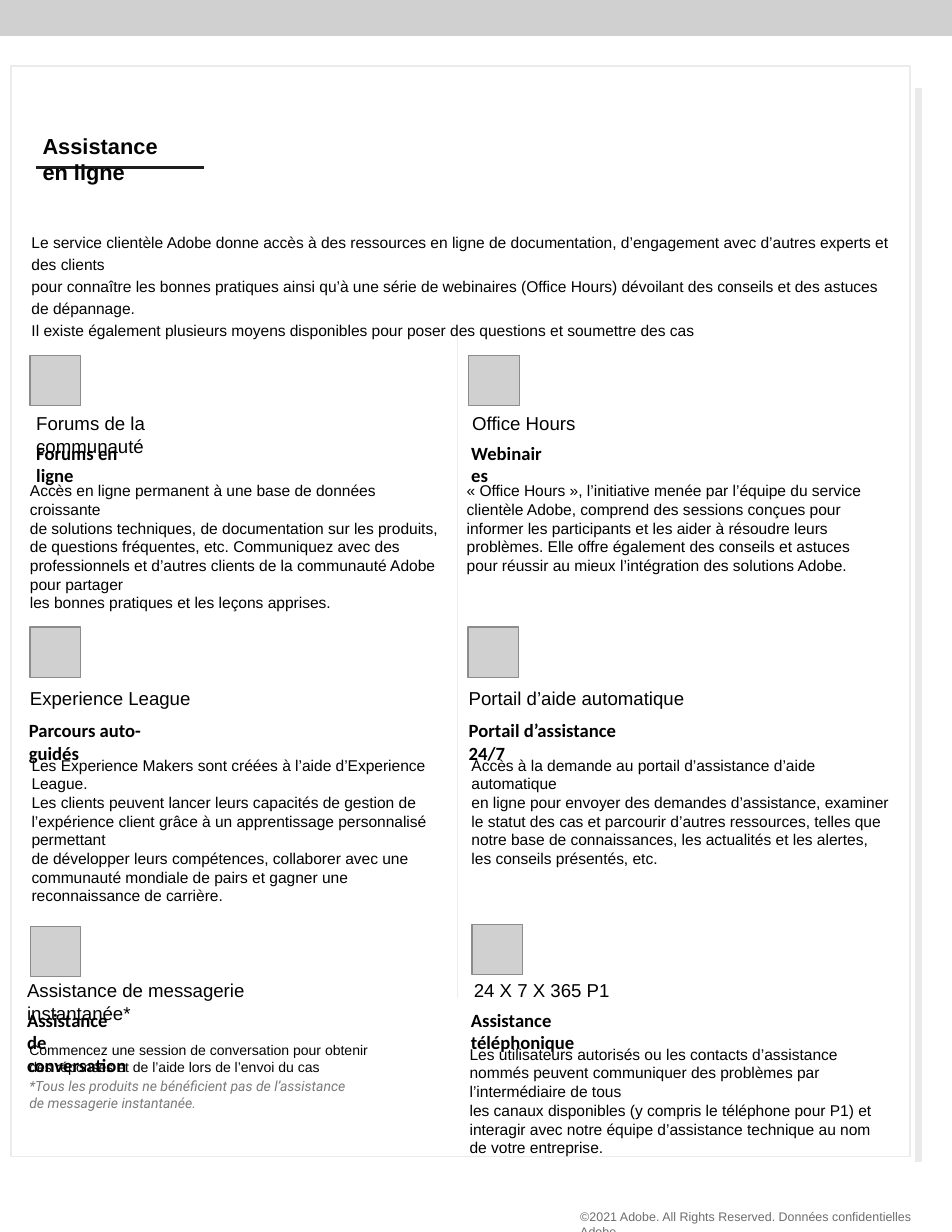
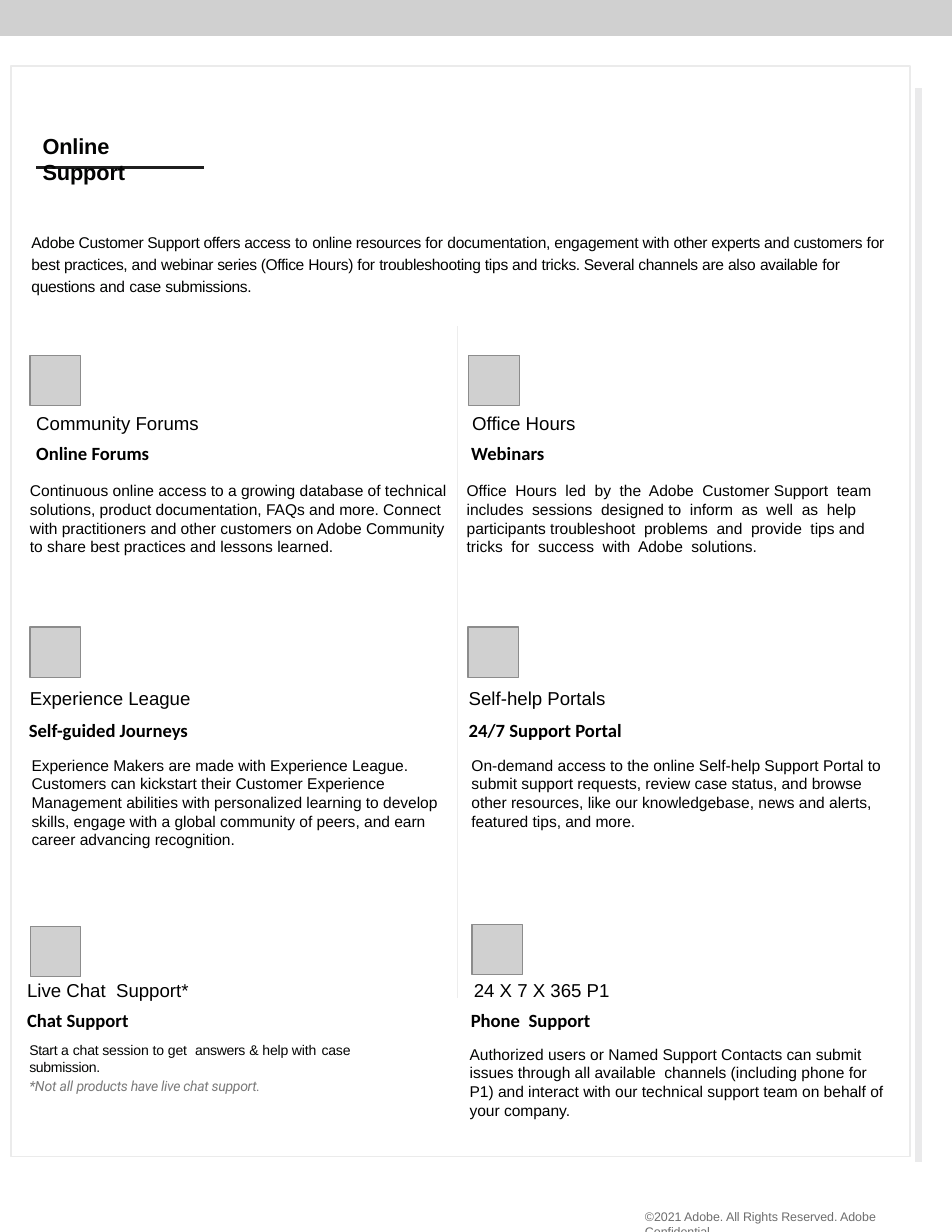
Before and after one commit to AdobeDocs/support-resources.fr-FR, a slide deck: slide 2 of help/data-sheets/assets/OnlineSupportDatasheet.pptx. Drawn at 952x1232 pixels with LibreOffice and Linux fonts; fonts in the diff are those of the drawing; grey boxes stand for pictures; background and template pictures are left out. Boxes give left, top, right and bottom in pixels: in the first picture for what was removed or moved away, otherwise in the second. Text is boxed around its words. In the diff, an @@ line names an element or a change of style, - is before the commit and + after.

```diff
--- a/help/data-sheets/assets/OnlineSupportDatasheet.pptx
+++ b/help/data-sheets/assets/OnlineSupportDatasheet.pptx
@@ text at (43, 138, 126, 185): text changed @@
-Assistance en ligne
+Online Support
@@ text at (31, 236, 885, 295): text changed @@
-Le service clientèle Adobe donne accès à des ressources en ligne de documentation, d’engagement avec d’autres experts et des clients
-pour connaître les bonnes pratiques ainsi qu’à une série de webinaires (Office Hours) dévoilant des conseils et des astuces de dépannage.
-Il existe également plusieurs moyens disponibles pour poser des questions et soumettre des cas
+Adobe Customer Support offers access to online resources for documentation, engagement with other experts and customers for best practices, and webinar series (Office Hours) for troubleshooting tips and tricks. Several channels are also available for questions and case submissions.
@@ text at (36, 416, 199, 434): text changed @@
-Forums de la communauté
+Community Forums
@@ text at (36, 447, 150, 460): text changed @@
-Forums en ligne
+Online Forums
@@ text at (471, 447, 544, 460): text changed @@
-Webinaires
+Webinars
@@ text at (30, 484, 446, 556): text changed @@
-Accès en ligne permanent à une base de données croissante
-de solutions techniques, de documentation sur les produits,
-de questions fréquentes, etc. Communiquez avec des professionnels et d’autres clients de la communauté Adobe pour partager
-les bonnes pratiques et les leçons apprises.
+Continuous online access to a growing database of technical solutions, product documentation, FAQs and more. Connect with practitioners and other customers on Adobe Community to share best practices and lessons learned.
@@ text at (467, 484, 872, 552): text changed @@
-« Office Hours », l’initiative menée par l’équipe du service clientèle Adobe, comprend des sessions conçues pour informer les participants et les aider à résoudre leurs problèmes. Elle offre également des conseils et astuces pour réussir au mieux l’intégration des solutions Adobe.
+Office Hours led by the Adobe Customer Support team includes sessions designed to inform as well as help participants troubleshoot problems and provide tips and tricks for success with Adobe solutions.
@@ text at (469, 691, 605, 709): text changed @@
-Portail d’aide automatique
+Self-help Portals
@@ text at (29, 724, 188, 740): text changed @@
-Parcours auto-guidés
+Self-guided Journeys
@@ text at (469, 724, 621, 740): text changed @@
-Portail d’assistance 24/7
+24/7 Support Portal
@@ text at (32, 759, 437, 830): text changed @@
-Les Experience Makers sont créées à l’aide d’Experience League.
-Les clients peuvent lancer leurs capacités de gestion de l’expérience client grâce à un apprentissage personnalisé permettant
-de développer leurs compétences, collaborer avec une communauté mondiale de pairs et gagner une reconnaissance de carrière.
+Experience Makers are made with Experience League. Customers can kickstart their Customer Experience Management abilities with personalized learning to develop skills, engage with a global community of peers, and earn career advancing recognition.
@@ text at (471, 759, 881, 830): text changed @@
-Accès à la demande au portail d’assistance d’aide automatique
-en ligne pour envoyer des demandes d’assistance, examiner le statut des cas et parcourir d’autres ressources, telles que notre base de connaissances, les actualités et les alertes, les conseils présentés, etc.
+On-demand access to the online Self-help Support Portal to submit support requests, review case status, and browse other resources, like our knowledgebase, news and alerts, featured tips, and more.
@@ text at (27, 983, 189, 1001): text changed @@
-Assistance de messagerie instantanée*
+Live Chat Support*
@@ text at (27, 1014, 129, 1030): text changed @@
-Assistance de conversation
+Chat Support
@@ text at (471, 1014, 591, 1030): text changed @@
-Assistance téléphonique
+Phone Support
@@ text at (29, 1045, 351, 1094): text changed @@
-Commencez une session de conversation pour obtenir
-des réponses et de l’aide lors de l’envoi du cas
-*Tous les produits ne bénéficient pas de l’assistance
-de messagerie instantanée.
+Start a chat session to get answers & help with case submission.
+*Not all products have live chat support.
@@ text at (470, 1048, 883, 1101): text changed @@
-Les utilisateurs autorisés ou les contacts d’assistance nommés peuvent communiquer des problèmes par l’intermédiaire de tous
-les canaux disponibles (y compris le téléphone pour P1) et interagir avec notre équipe d’assistance technique au nom de votre entreprise.
+Authorized users or Named Support Contacts can submit issues through all available channels (including phone for P1) and interact with our technical support team on behalf of your company.
@@ text at (645, 1212, 876, 1224): text changed @@
-©2021 Adobe. All Rights Reserved. Données confidentielles Adobe
+©2021 Adobe. All Rights Reserved. Adobe Confidential.
```
Also in this commit, not shown: 2 other slides changed, 7 other files.
